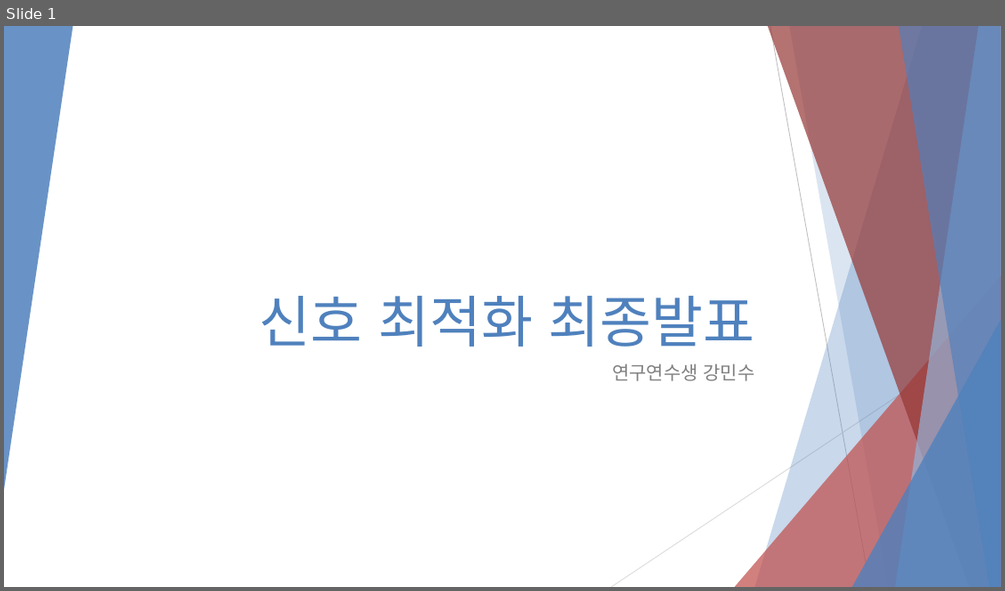
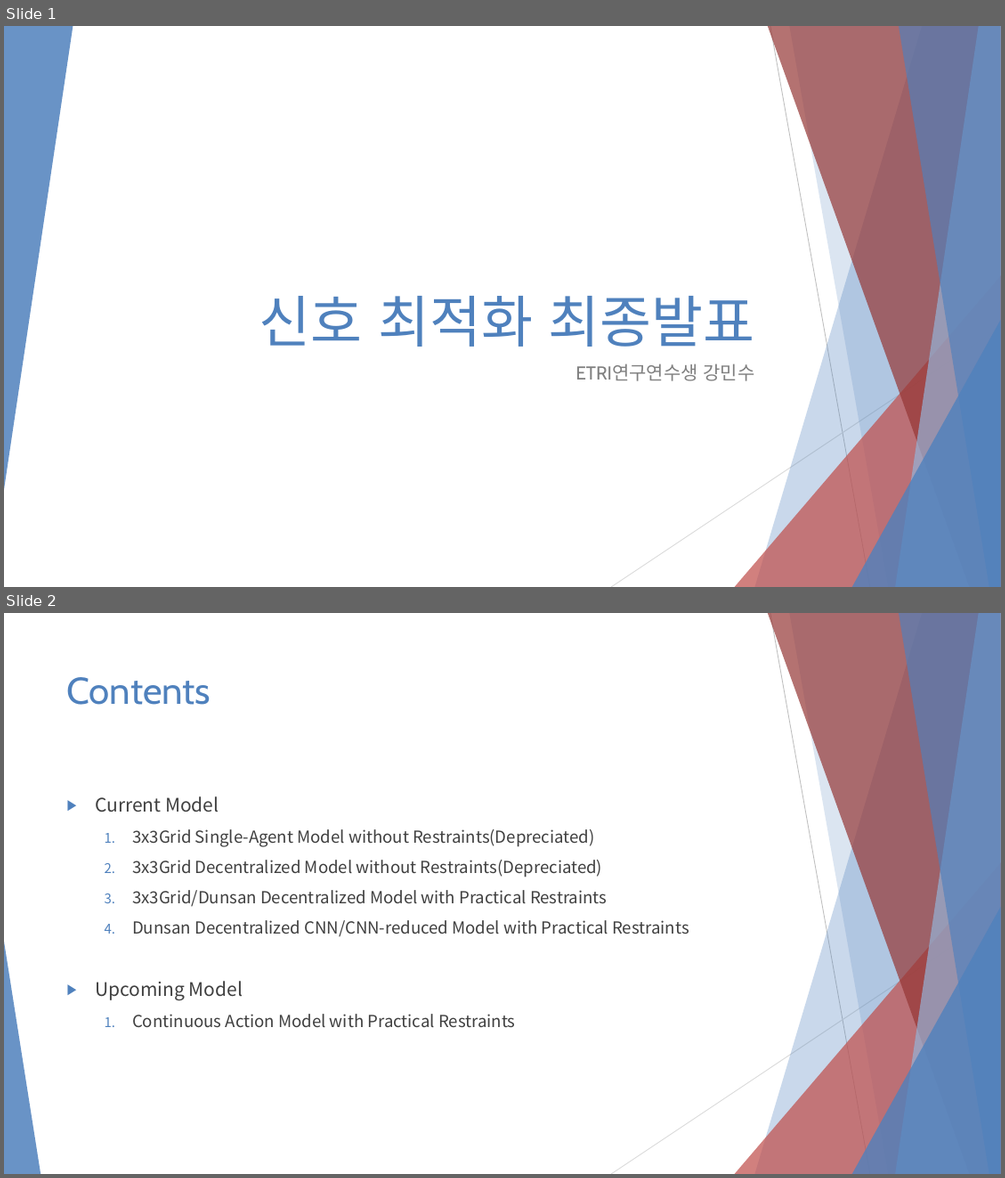
Before and after one commit to 3neutronstar/rl-constraints-traffic, a slide deck: Traffic Optimization Final Speech.pptx. Shown one above the other, each under a label of ours: slide 1 before the commit, slides 1 and 2 after it. The pictures are 1005x591 and 1005x1178 pixels, drawn with LibreOffice and Linux fonts; fonts in the diff are those of the drawing. Boxes give left, top, right and bottom in pixels: in the first picture for what was removed or moved away, otherwise in the second. Text is boxed around its words. In the diff, an @@ line names an element or a change of style, - is before the commit and + after.

```diff
--- a/Traffic Optimization Final Speech.pptx
+++ b/Traffic Optimization Final Speech.pptx
@@ slide 2 added at bbox=[4, 613, 1001, 1174], background #FFFFFF; not listed: 9 template elements that a slide beside it also shows @@
@@ title added at bbox=[67, 677, 211, 705], 36 pt, text #4F81BD @@
+Contents
@@ text added at bbox=[95, 796, 688, 1027], 16 pt, text #404040 @@
+▶ Current Model
+  1. 3x3Grid Single-Agent Model without Restraints(Depreciated)
+  2. 3x3Grid Decentralized Model without Restraints(Depreciated)
+  3. 3x3Grid/Dunsan Decentralized Model with Practical Restraints
+  4. Dunsan Decentralized CNN/CNN-reduced Model with Practical Restraints
+▶ Upcoming Model
+  1. Continuous Action Model with Practical Restraints
@@ triangle added at bbox=[4, 941, 40, 1174], fill #4F81BD at 85% opacity @@
@@ slide 1 changed as well @@
@@ subtitle at bbox=[575, 363, 755, 381]: text changed @@
-연구연수생 강민수
+ETRI연구연수생 강민수
```
Also in this commit, not shown: 11 other slides added, 5 slides removed, 2 other files.
